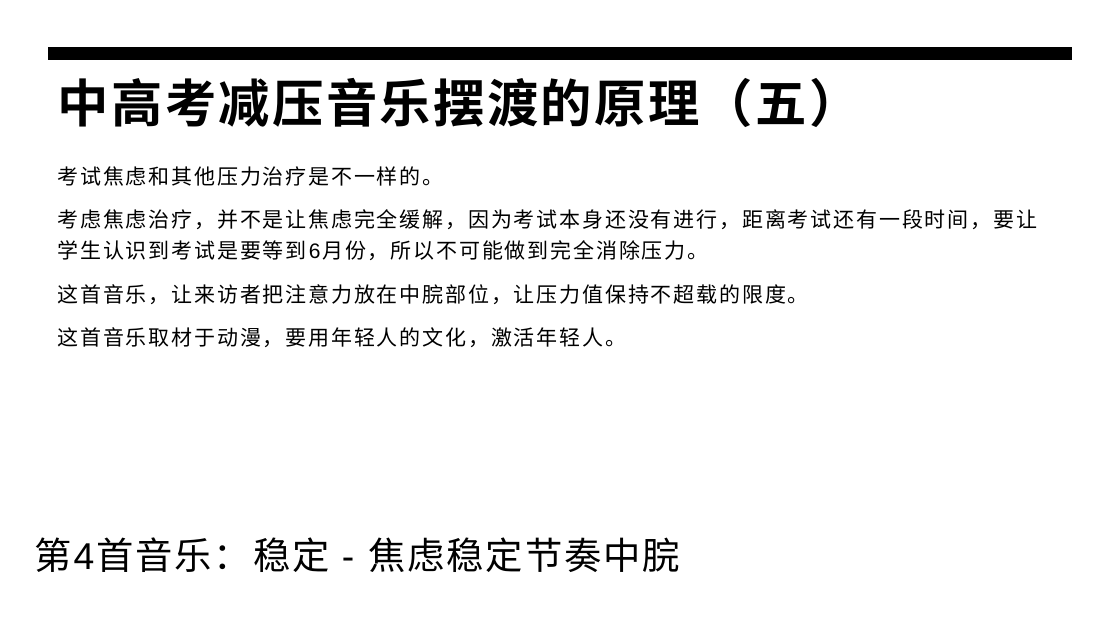
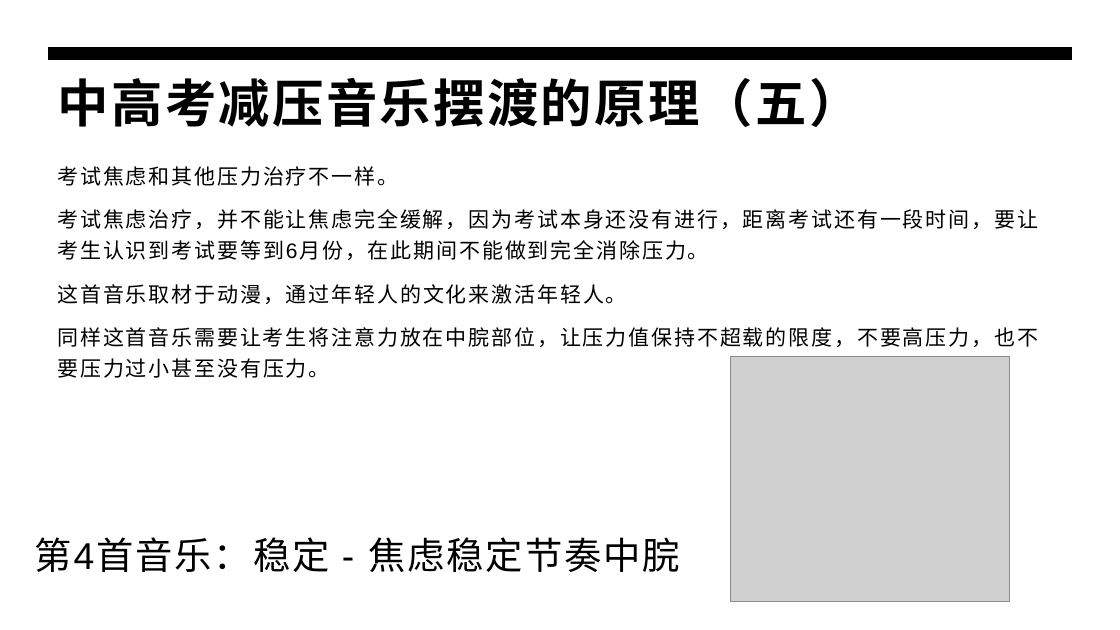
Before and after one commit to panxibei/writing, a slide deck: slide 18 of 44_心理学/30_浥尘伙伴社团原创：中高考音乐减压心理训练/PPT制作素材/浥尘伙伴社团：中高考音乐减压心理训练.pptx. Drawn at 1120x630 pixels with LibreOffice and Linux fonts; fonts in the diff are those of the drawing; grey boxes stand for pictures. Boxes give left, top, right and bottom in pixels: in the first picture for what was removed or moved away, otherwise in the second. Text is boxed around its words. In the diff, an @@ line names an element or a change of style, - is before the commit and + after.

```diff
--- a/44_心理学/30_浥尘伙伴社团原创：中高考音乐减压心理训练/PPT制作素材/浥尘伙伴社团：中高考音乐减压心理训练.pptx
+++ b/44_心理学/30_浥尘伙伴社团原创：中高考音乐减压心理训练/PPT制作素材/浥尘伙伴社团：中高考音乐减压心理训练.pptx
@@ text at [57,166,1038,378]: text changed @@
-考试焦虑和其他压力治疗是不一样的。
-考虑焦虑治疗，并不是让焦虑完全缓解，因为考试本身还没有进行，距离考试还有一段时间，要让学生认识到考试是要等到6月份，所以不可能做到完全消除压力。
-这首音乐，让来访者把注意力放在中脘部位，让压力值保持不超载的限度。
-这首音乐取材于动漫，要用年轻人的文化，激活年轻人。
+考试焦虑和其他压力治疗不一样。
+考试焦虑治疗，并不能让焦虑完全缓解，因为考试本身还没有进行，距离考试还有一段时间，要让考生认识到考试要等到6月份，在此期间不能做到完全消除压力。
+这首音乐取材于动漫，通过年轻人的文化来激活年轻人。
+同样这首音乐需要让考生将注意力放在中脘部位，让压力值保持不超载的限度，不要高压力，也不要压力过小甚至没有压力。
@@ picture added at [730,356,1010,602] @@
```
Also in this commit, not shown: 7 other slides changed, 10 other files.
